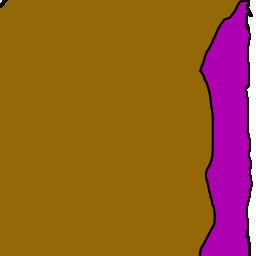
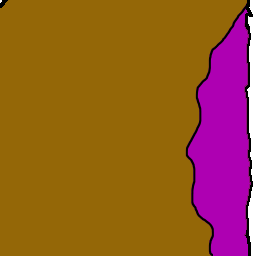
Layers edited between the first and the second 256 × 256 image:
hid "N3XR Top", painted on it over [185, 0, 247, 256]
added layer "N3XR Top-New" above "N3XR Middle-New" over [185, 0, 247, 256]
